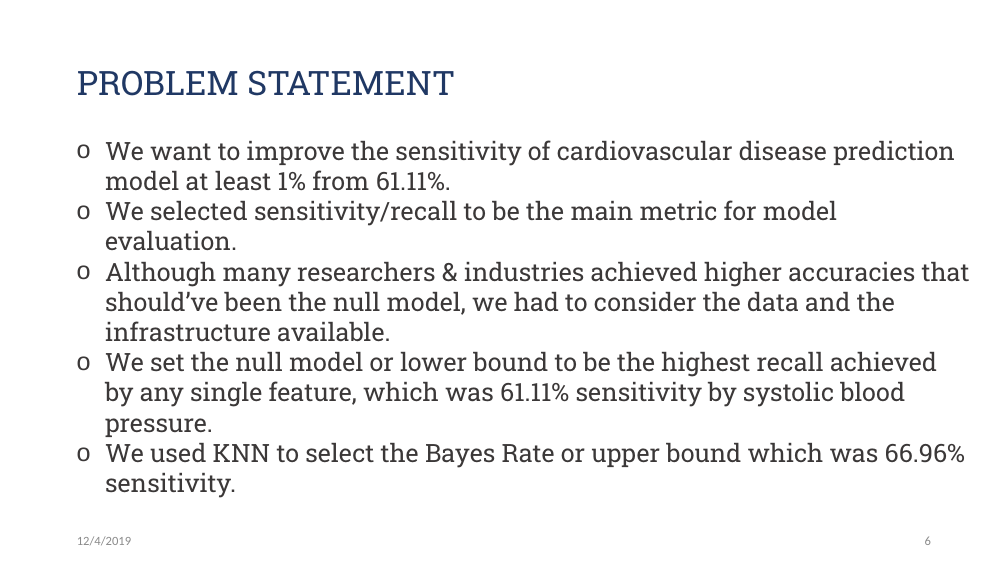
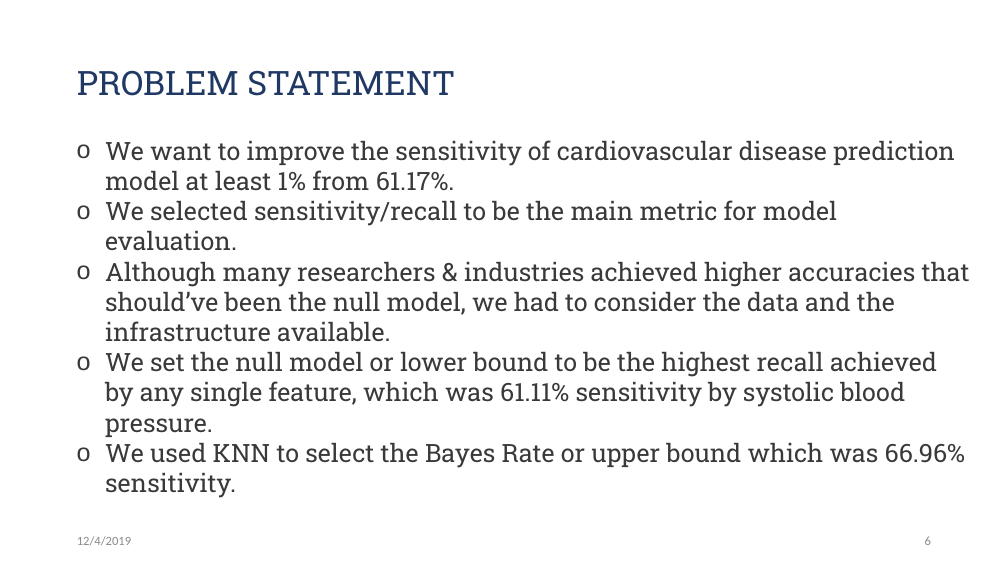
Before and after one commit to Jwen-pg/cds501-predicting-heart-disease, a slide deck: slide 6 of presentation.pptx. Drawn at 1008x567 pixels with LibreOffice and Linux fonts; fonts in the diff are those of the drawing. Boxes give left, top, right and bottom in pixels: in the first picture for what was removed or moved away, otherwise in the second. Text is boxed around its words. In the diff, an @@ line names an element or a change of style, - is before the commit and + after.

```diff
--- a/presentation.pptx
+++ b/presentation.pptx
@@ text at (105,140,955,191): text changed @@
-o We want to improve the sensitivity of cardiovascular disease prediction model at least 1% from 61.11%.
+o We want to improve the sensitivity of cardiovascular disease prediction model at least 1% from 61.17%.
```
Also in this commit, not shown: 1 slide added.
